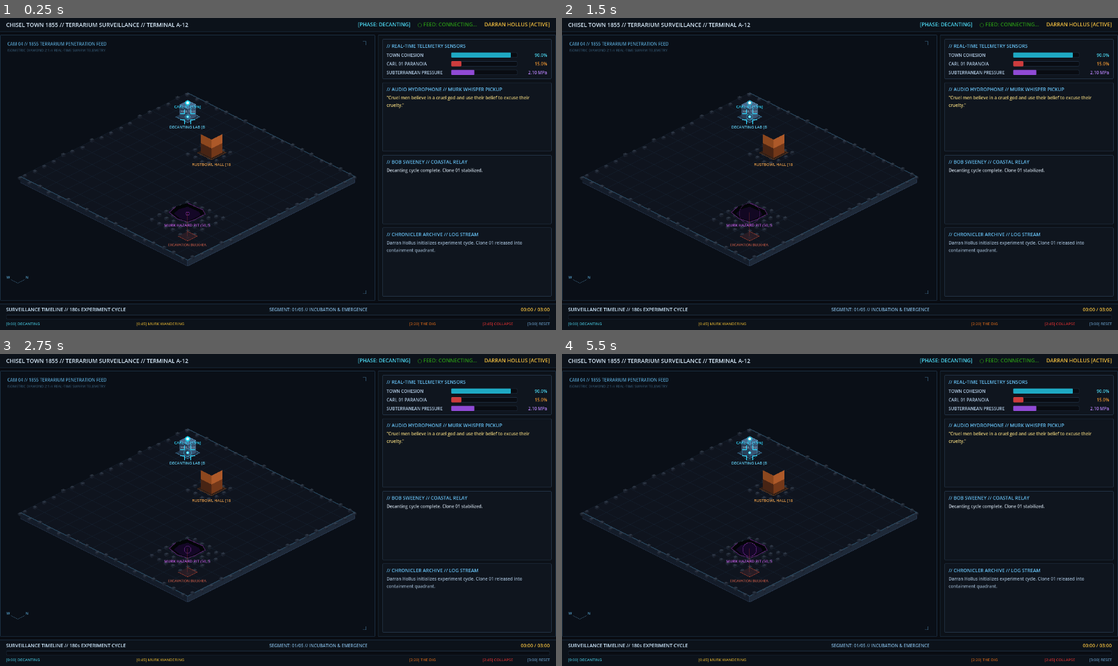
Above: before the commit, frames 1-4 (two rows, left to right).
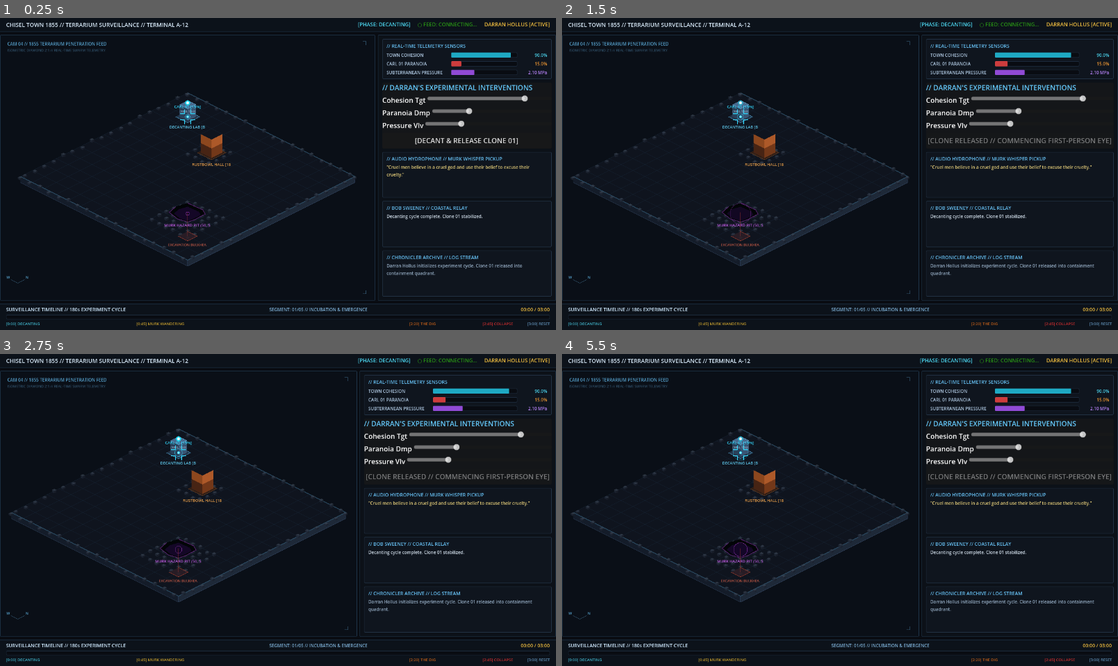
Above: after the commit, the same moments.

Repository: InBrewJ/chisel.town
Game: Godot game, scene res://scenes/Terminal.tscn
The game is run twice, just before and just after one commit, with the same random seed, the same clock (stepped at 60 frames per second) and the same inputs.
Inputs (mouse positions are in pixels of both pictures, inside the frame that each line leads up to):
- Up to frame 1 (0.25 s): no input
- Up to frame 2 (1.5 s): click (1029, 139) at 0.5 s, where only the run after the commit has a clickable "[DECANT & RELEASE CLONE 01]"; tap Enter at 1.25 s; hold D from 1.28 s (still down); tap 1 at 1.35 s
- Up to frame 3 (2.75 s): tap 2 at 1.55, 2.1 s; tap Space at 2 s; release D at 2.03 s; hold A from 2.03 s (still down); tap 1 at 2.3 s
- Up to frame 4 (5.5 s): tap Enter at 2.75, 5 s; release A at 2.78 s; hold D 2.78-3.53 s; tap 1 at 2.85, 3.8, 4.35, 5.3 s; tap 2 at 3.05, 3.6, 4.55, 5.1 s; hold W 3.53-4.28 s; tap Space at 4.25 s; hold A from 4.28 s (still down)

The runs differ from the first frame. In frame 1, 3.1% of the frame differs, in the area x 68-100%, y 20-83%; in frame 2, 7.0%; in frame 3, 7.0%; in frame 4, 7.1%, in the area x 1-100%, y 5-91%.

Commit message:
feat(frontend): implement Carl first-person perspective, dig minigame, collapse, and decanting controls

Diff:
--- /dev/null
+++ b/frontend/scenes/CarlFirstPersonView.tscn
@@ -0,0 +1,14 @@
+[gd_scene load_steps=2 format=3]
+
+[ext_resource type="Script" path="res://scripts/CarlFirstPersonView.gd" id="1_carl"]
+
+[node name="CarlFirstPersonView" type="Control"]
+layout_mode = 3
+anchors_preset = 15
+anchor_right = 1.0
+anchor_bottom = 1.0
+grow_horizontal = 2
+grow_vertical = 2
+size_flags_horizontal = 3
+size_flags_vertical = 3
+script = ExtResource("1_carl")
--- /dev/null
+++ b/frontend/scripts/CarlFirstPersonView.gd
@@ -0,0 +1,387 @@
+extends Control
+class_name CarlFirstPersonView
+
+signal action_requested(action_type: String, data: Dictionary)
+
+@export var use_3d_mode: bool = false
+
+# Progression state
+var story_phase: String = "Decanting"
+var corridor_progress: float = 0.0
+var dig_progress: float = 0.0
+var dig_state: String = "Digging"
+var active_subtitles: String = ""
+var clone_number: int = 1
+
+# Animation and camera
+var _anim_time: float = 0.0
+var _walk_step_anim: float = 0.0
+var _camera_bob: Vector2 = Vector2.ZERO
+var _screen_shake: float = 0.0
+var _shovel_strike_timer: float = 0.0
+var _collapse_oil_height: float = 0.0
+var _last_dig_key: String = ""
+
+# UI Controls
+var _advance_btn: Button
+var _dig_left_btn: Button
+var _dig_right_btn: Button
+var _branch_left_btn: Button
+var _branch_right_btn: Button
+var _subtitle_label: Label
+var _status_label: Label
+var _dig_bar: ProgressBar
+var _branch_panel: PanelContainer
+
+func _ready() -> void:
+	set_process_input(true)
+	_build_ui_overlays()
+
+func _build_ui_overlays() -> void:
+	# Top status banner
+	_status_label = Label.new()
+	_status_label.position = Vector2(20, 16)
+	_status_label.size = Vector2(600, 30)
+	_status_label.text = "EYES OF CARL 01 // FIRST-PERSON INTERFACE"
+	_status_label.modulate = Color(0.3, 0.9, 0.95, 0.9)
+	add_child(_status_label)
+
+	# Subtitle box at lower quadrant
+	_subtitle_label = Label.new()
+	_subtitle_label.position = Vector2(40, 480)
+	_subtitle_label.size = Vector2(680, 50)
+	_subtitle_label.horizontal_alignment = HORIZONTAL_ALIGNMENT_CENTER
+	_subtitle_label.autowrap_mode = TextServer.AUTOWRAP_WORD_SMART
+	_subtitle_label.modulate = Color(1.0, 0.92, 0.75, 1.0)
+	add_child(_subtitle_label)
+
+	# Murk Advance Button
+	_advance_btn = Button.new()
+	_advance_btn.text = "▲ ADVANCE THROUGH MURK (PRESS W / UP / TAP)"
+	_advance_btn.position = Vector2(180, 420)
+	_advance_btn.size = Vector2(380, 44)
+	_advance_btn.pressed.connect(_on_advance_pressed)
+	add_child(_advance_btn)
+
+	# Dig progress bar
+	_dig_bar = ProgressBar.new()
+	_dig_bar.position = Vector2(180, 390)
+	_dig_bar.size = Vector2(380, 18)
+	_dig_bar.min_value = 0.0
+	_dig_bar.max_value = 1.0
+	_dig_bar.value = 0.0
+	_dig_bar.show_percentage = true
+	_dig_bar.visible = false
+	add_child(_dig_bar)
+
+	# Dig buttons
+	_dig_left_btn = Button.new()
+	_dig_left_btn.text = "◄ STRIKE LEFT (A)"
+	_dig_left_btn.position = Vector2(180, 420)
+	_dig_left_btn.size = Vector2(185, 44)
+	_dig_left_btn.pressed.connect(func(): _perform_dig_strike("A"))
+	_dig_left_btn.visible = false
+	add_child(_dig_left_btn)
+
+	_dig_right_btn = Button.new()
+	_dig_right_btn.text = "STRIKE RIGHT (D) ►"
+	_dig_right_btn.position = Vector2(375, 420)
+	_dig_right_btn.size = Vector2(185, 44)
+	_dig_right_btn.pressed.connect(func(): _perform_dig_strike("D"))
+	_dig_right_btn.visible = false
+	add_child(_dig_right_btn)
+
+	# Bedrock Branch Panel
+	_branch_panel = PanelContainer.new()
+	_branch_panel.position = Vector2(120, 240)
+	_branch_panel.size = Vector2(500, 150)
+	_branch_panel.visible = false
+	var vb = VBoxContainer.new()
+	vb.add_theme_constant_override("separation", 10)
+	var title = Label.new()
+	title.text = "⚠ HARD BEDROCK ENCOUNTERED! SELECT EXCAVATION ROUTE:"
+	title.horizontal_alignment = HORIZONTAL_ALIGNMENT_CENTER
+	title.modulate = Color(1.0, 0.4, 0.2, 1.0)
+	vb.add_child(title)
+
+	var hb = HBoxContainer.new()
+	hb.add_theme_constant_override("separation", 12)
+	_branch_left_btn = Button.new()
+	_branch_left_btn.size_flags_horizontal = Control.SIZE_EXPAND_FILL
+	_branch_left_btn.text = "CHISEL SOFTER BASALT (LEFT)"
+	_branch_left_btn.pressed.connect(func(): _choose_branch("left"))
+	hb.add_child(_branch_left_btn)
+
+	_branch_right_btn = Button.new()
+	_branch_right_btn.size_flags_horizontal = Control.SIZE_EXPAND_FILL
+	_branch_right_btn.text = "DRILL HARD FAULT (RIGHT)"
+	_branch_right_btn.pressed.connect(func(): _choose_branch("right"))
+	hb.add_child(_branch_right_btn)
+	vb.add_child(hb)
+	_branch_panel.add_child(vb)
+	add_child(_branch_panel)
+
+func update_carl_state(state: Dictionary) -> void:
+	if state.has("phase"):
+		story_phase = str(state["phase"])
+	if state.has("carl_corridor_progress"):
+		corridor_progress = float(state["carl_corridor_progress"])
+	if state.has("dig_progress"):
+		dig_progress = float(state["dig_progress"])
+	if state.has("dig_state"):
+		dig_state = str(state["dig_state"])
+	if state.has("active_subtitles"):
+		active_subtitles = str(state["active_subtitles"])
+	if state.has("clone_number"):
+		clone_number = int(state["clone_number"])
+
+	_update_ui_elements()
+	queue_redraw()
+
+func _update_ui_elements() -> void:
+	if _subtitle_label:
+		_subtitle_label.text = '[CARL C-%02d]: "%s"' % [clone_number, active_subtitles]
+
+	match story_phase:
+		"MurkWandering":
+			_advance_btn.visible = true
+			_dig_bar.visible = false
+			_dig_left_btn.visible = false
+			_dig_right_btn.visible = false
+			_branch_panel.visible = false
+			var dist: int = int((1.0 - corridor_progress) * 50.0)
+			_status_label.text = "CORRIDOR TRANSIT // DISTANCE TO MURK HAZARD: %dm" % dist
+			_status_label.modulate = Color(0.95, 0.75, 0.2, 1.0)
+		"TheDig":
+			_advance_btn.visible = false
+			_dig_bar.visible = true
+			_dig_bar.value = dig_progress
+			if dig_state == "RockEncountered":
+				_dig_left_btn.visible = false
+				_dig_right_btn.visible = false
+				_branch_panel.visible = true
+				_status_label.text = "EXCAVATION HALTED // IMPENETRABLE BEDROCK"
+				_status_label.modulate = Color(1.0, 0.3, 0.2, 1.0)
+			else:
+				_dig_left_btn.visible = true
+				_dig_right_btn.visible = true
+				_branch_panel.visible = false
+				_status_label.text = "THE DIG // EXCAVATION PROGRESS: %d%%" % int(dig_progress * 100.0)
+				_status_label.modulate = Color(0.95, 0.45, 0.1, 1.0)
+		"ToxicCollapse":
+			_advance_btn.visible = false
+			_dig_bar.visible = false
+			_dig_left_btn.visible = false
+			_dig_right_btn.visible = false
+			_branch_panel.visible = false
+			_status_label.text = "CRITICAL BREACH // WALL RUPTURE // OIL INFLOW"
+			_status_label.modulate = Color(0.95, 0.15, 0.15, 1.0)
+		_:
+			_advance_btn.visible = false
+			_dig_bar.visible = false
+			_dig_left_btn.visible = false
+			_dig_right_btn.visible = false
+			_branch_panel.visible = false
+
+func _on_advance_pressed() -> void:
+	if story_phase == "MurkWandering":
+		_walk_step_anim += 1.0
+		_screen_shake = 3.0
+		action_requested.emit("player_move", {"step": 0.08})
+
+func _perform_dig_strike(key: String) -> void:
+	if story_phase == "TheDig" and dig_state == "Digging":
+		_last_dig_key = key
+		_shovel_strike_timer = 0.25
+		_screen_shake = 6.0
+		action_requested.emit("dig_strike", {})
+
+func _choose_branch(choice: String) -> void:
+	if story_phase == "TheDig":
+		action_requested.emit("dig_branch", {"choice": choice})
+
+func _input(event: InputEvent) -> void:
+	if not is_visible_in_tree():
+		return
+	if event is InputEventKey and event.is_pressed() and not event.is_echo():
+		if story_phase == "MurkWandering":
+			if event.keycode == KEY_W or event.keycode == KEY_UP:
+				_on_advance_pressed()
+		elif story_phase == "TheDig":
+			if dig_state == "Digging":
+				if event.keycode == KEY_A or event.keycode == KEY_LEFT:
+					_perform_dig_strike("A")
+				elif event.keycode == KEY_D or event.keycode == KEY_RIGHT:
+					_perform_dig_strike("D")
+			elif dig_state == "RockEncountered":
+				if event.keycode == KEY_1 or event.keycode == KEY_A or event.keycode == KEY_LEFT:
+					_choose_branch("left")
+				elif event.keycode == KEY_2 or event.keycode == KEY_D or event.keycode == KEY_RIGHT:
+					_choose_branch("right")
+
+func _process(delta: float) -> void:
+	_anim_time += delta
+	if _screen_shake > 0.0:
+		_screen_shake = maxf(0.0, _screen_shake - delta * 15.0)
+
+	if _shovel_strike_timer > 0.0:
+		_shovel_strike_timer = maxf(0.0, _shovel_strike_timer - delta)
+
+	if story_phase == "MurkWandering":
+		_camera_bob.x = sin(_walk_step_anim * 3.0) * 4.0
+		_camera_bob.y = abs(sin(_walk_step_anim * 3.0)) * 6.0
+	else:
+		_camera_bob = Vector2.ZERO
+
+	if story_phase == "ToxicCollapse":
+		_collapse_oil_height = minf(size.y, _collapse_oil_height + delta * 120.0)
+		_screen_shake = 8.0
+	else:
+		_collapse_oil_height = 0.0
+
+	queue_redraw()
+
+func _draw() -> void:
+	var w = size.x
+	var h = size.y
+	if w <= 1.0 or h <= 1.0:
+		return
+
+	var shake_offset = Vector2(randf_range(-_screen_shake, _screen_shake), randf_range(-_screen_shake, _screen_shake))
+	var center = Vector2(w * 0.5, h * 0.44) + _camera_bob + shake_offset
+
+	# Background dark atmosphere
+	draw_rect(Rect2(0, 0, w, h), Color(0.02, 0.03, 0.04, 1.0))
+
+	if story_phase == "MurkWandering":
+		_draw_retro_corridor(w, h, center)
+	elif story_phase == "TheDig":
+		_draw_retro_dig_pit(w, h, center)
+	elif story_phase == "ToxicCollapse":
+		_draw_toxic_collapse(w, h, center)
+
+func _draw_retro_corridor(w: float, h: float, center: Vector2) -> void:
+	# Sky / Smog ceiling
+	var ceiling_poly = PackedVector2Array([
+		Vector2(0, 0),
+		Vector2(w, 0),
+		Vector2(center.x + 80, center.y - 40),
+		Vector2(center.x - 80, center.y - 40)
+	])
+	draw_polygon(ceiling_poly, [Color(0.06, 0.07, 0.08, 1.0)])
+
+	# Wet Cobblestone Floor receding in perspective
+	var floor_poly = PackedVector2Array([
+		Vector2(center.x - 80, center.y + 40),
+		Vector2(center.x + 80, center.y + 40),
+		Vector2(w, h),
+		Vector2(0, h)
+	])
+	draw_polygon(floor_poly, [Color(0.04, 0.05, 0.06, 1.0)])
+
+	# Perspective floor grid lines
+	for i in range(-4, 5):
+		var bottom_x = w * 0.5 + i * (w * 0.14)
+		var top_x = center.x + i * 18.0
+		draw_line(Vector2(top_x, center.y + 40), Vector2(bottom_x, h), Color(0.12, 0.16, 0.20, 0.6), 1.5)
+
+	# Left building wall with Victorian windows
+	var left_wall = PackedVector2Array([
+		Vector2(0, 0),
+		Vector2(center.x - 80, center.y - 40),
+		Vector2(center.x - 80, center.y + 40),
+		Vector2(0, h)
+	])
+	draw_polygon(left_wall, [Color(0.09, 0.08, 0.09, 1.0)])
+	# Left window arches
+	for tier in range(1, 4):
+		var t = float(tier) / 4.0
+		var wx = lerpf(0, center.x - 80, t)
+		var wy1 = lerpf(0, center.y - 40, t) + 15.0
+		var wy2 = lerpf(h, center.y + 40, t) - 25.0
+		draw_line(Vector2(wx, wy1), Vector2(wx, wy2), Color(0.18, 0.14, 0.12, 0.8), 2.0)
+		draw_circle(Vector2(wx + 8, (wy1 + wy2) * 0.5), 6.0 * (1.0 - t), Color(0.85, 0.55, 0.2, 0.7 * (1.0 - t)))
+
+	# Right building wall with iron pipes
+	var right_wall = PackedVector2Array([
+		Vector2(w, 0),
+		Vector2(center.x + 80, center.y - 40),
+		Vector2(center.x + 80, center.y + 40),
+		Vector2(w, h)
+	])
+	draw_polygon(right_wall, [Color(0.08, 0.08, 0.10, 1.0)])
+	for tier in range(1, 4):
+		var t = float(tier) / 4.0
+		var wx = lerpf(w, center.x + 80, t)
+		var wy1 = lerpf(0, center.y - 40, t) + 15.0
+		var wy2 = lerpf(h, center.y + 40, t) - 25.0
+		draw_line(Vector2(wx, wy1), Vector2(wx, wy2), Color(0.14, 0.16, 0.22, 0.8), 2.0)
+
+	# Murk Hazard Pit glowing in the distance
+	var hazard_pulse = 0.5 + 0.5 * sin(_anim_time * 3.0)
+	var hazard_col = Color(0.08, 0.55, 0.35, 0.7 + 0.3 * hazard_pulse)
+	draw_circle(center, 40.0 + corridor_progress * 30.0, hazard_col)
+
+	# Volumetric Fog Vignette
+	draw_circle(center, 120.0, Color(0.03, 0.06, 0.07, 0.75))
+
+	# First-person Carl hands holding shovel at bottom
+	var shovel_y = h - 60.0 + sin(_walk_step_anim * 3.0) * 8.0
+	_draw_carl_shovel(Vector2(w * 0.5, shovel_y), 1.0, 0.0)
+
+func _draw_retro_dig_pit(w: float, h: float, center: Vector2) -> void:
+	# Rock barrier face
+	draw_rect(Rect2(0, 0, w, h), Color(0.08, 0.07, 0.06, 1.0))
+
+	# Fissure crack lines in rock
+	var crack_color = Color(0.8, 0.4, 0.1, 0.8) if dig_state == "RockEncountered" else Color(0.2, 0.18, 0.16, 0.9)
+	draw_line(Vector2(w * 0.3, 0), Vector2(center.x, center.y), crack_color, 3.0)
+	draw_line(Vector2(center.x, center.y), Vector2(w * 0.7, h), crack_color, 3.0)
+	draw_line(Vector2(center.x, center.y), Vector2(w * 0.1, h * 0.8), crack_color, 2.0)
+
+	# If rock encountered, draw flashing fault line
+	if dig_state == "RockEncountered":
+		var blink = 0.5 + 0.5 * sin(_anim_time * 6.0)
+		draw_circle(center, 50.0, Color(1.0, 0.3, 0.1, 0.4 * blink))
+		draw_string(ThemeDB.fallback_font, center + Vector2(-90, -70), "BEDROCK FAULT LINE", HORIZONTAL_ALIGNMENT_CENTER, -1, 14, Color(1.0, 0.4, 0.2, 1.0))
+
+	# Shovel swinging down on strike
+	var strike_offset = 35.0 if _shovel_strike_timer > 0.0 else 0.0
+	_draw_carl_shovel(Vector2(w * 0.5, h - 30.0 - strike_offset), 1.4, -0.15 if _last_dig_key == "A" else 0.15)
+
+func _draw_toxic_collapse(w: float, h: float, center: Vector2) -> void:
+	# Collapsed fissure overflowing with crude
+	draw_rect(Rect2(0, 0, w, h), Color(0.04, 0.01, 0.01, 1.0))
+
+	# Violent rupture sparks and oil splashes
+	for i in range(12):
+		var rx = center.x + sin(_anim_time * 10.0 + i) * (w * 0.4)
+		var ry = center.y + cos(_anim_time * 8.0 + i * 2) * (h * 0.3)
+		draw_circle(Vector2(rx, ry), randf_range(8.0, 24.0), Color(0.01, 0.02, 0.02, 0.85))
+
+	# Rising oil crude level
+	if _collapse_oil_height > 0.0:
+		var oil_top = h - _collapse_oil_height
+		draw_rect(Rect2(0, oil_top, w, _collapse_oil_height), Color(0.01, 0.01, 0.02, 0.96))
+		draw_line(Vector2(0, oil_top), Vector2(w, oil_top), Color(0.3, 0.8, 0.5, 0.8), 3.0)
+
+	# Sinking shovel slipping beneath oil
+	_draw_carl_shovel(Vector2(w * 0.5 + 40, h - 10.0), 1.2, 0.4)
+
+func _draw_carl_shovel(pos: Vector2, scale_factor: float, angle: float) -> void:
+	# Wooden handle and iron spade
+	var handle_top = pos + Vector2(0, -90 * scale_factor).rotated(angle)
+	var blade_base = pos + Vector2(0, -10 * scale_factor).rotated(angle)
+
+	# Handle
+	draw_line(handle_top, blade_base, Color(0.45, 0.30, 0.18, 1.0), 8.0 * scale_factor)
+	# Grip
+	draw_circle(handle_top, 10.0 * scale_factor, Color(0.35, 0.22, 0.12, 1.0))
+	# Blade (Trapezoid spade)
+	var p1 = blade_base + Vector2(-28 * scale_factor, 0).rotated(angle)
+	var p2 = blade_base + Vector2(28 * scale_factor, 0).rotated(angle)
+	var p3 = blade_base + Vector2(20 * scale_factor, 45 * scale_factor).rotated(angle)
+	var p4 = blade_base + Vector2(-20 * scale_factor, 45 * scale_factor).rotated(angle)
+	var spade_poly = PackedVector2Array([p1, p2, p3, p4])
+	draw_polygon(spade_poly, [Color(0.25, 0.28, 0.32, 1.0)])
+	draw_line(p1, p2, Color(0.65, 0.70, 0.75, 0.8), 2.0)
--- a/frontend/scripts/IsometricViewport.gd
+++ b/frontend/scripts/IsometricViewport.gd
@@ -60,6 +60,21 @@
 		for y in range(45, 62, 3):
 			_swarm_block_coords.append(Vector2(x, y))
 
+func inject_morphology(morphology_type: String) -> void:
+	match morphology_type:
+		"Monolith Spires":
+			for x in range(15, 30, 2):
+				_swarm_block_coords.append(Vector2(x, 35))
+				_swarm_block_coords.append(Vector2(x, 40))
+		"Bastion Wall":
+			for y in range(10, 50, 2):
+				_swarm_block_coords.append(Vector2(40, y))
+		"Labyrinth Habitats":
+			for i in range(5):
+				_swarm_block_coords.append(Vector2(20 + i * 4, 20 + i * 3))
+				_swarm_block_coords.append(Vector2(25 + i * 3, 30 + i * 2))
+	queue_redraw()
+
 func update_world_state(state: Dictionary) -> void:
 	if state.has("town_cohesion"):
 		town_cohesion = float(state["town_cohesion"])
--- a/frontend/scripts/NetworkClient.gd
+++ b/frontend/scripts/NetworkClient.gd
@@ -57,6 +57,16 @@
 	_reconnect_active = false
 	_ws.close()
 
+func send_action(action_type: String, data: Dictionary = {}) -> bool:
+	if _ws.get_ready_state() != WebSocketPeer.STATE_OPEN:
+		return false
+	var payload: Dictionary = {"action": action_type}
+	for key in data.keys():
+		payload[key] = data[key]
+	var json_str = JSON.stringify(payload)
+	var err = _ws.put_packet(json_str.to_utf8_buffer())
+	return err == OK
+
 func _process(delta: float) -> void:
 	_ws.poll()
 	var state = _ws.get_ready_state()
--- a/frontend/scripts/TerminalUI.gd
+++ b/frontend/scripts/TerminalUI.gd
@@ -27,6 +27,15 @@
 @onready var time_elapsed_label: Label = $MainLayout/TimelineFooter/VBox/HeaderRow/TimeElapsedLabel
 @onready var timeline_status_label: Label = $MainLayout/TimelineFooter/VBox/HeaderRow/TimelineStatusLabel
 
+# Interactive C1 Components
+var carl_view: CarlFirstPersonView = null
+var darran_controls_box: PanelContainer = null
+var release_btn: Button = null
+var cohesion_slider: HSlider = null
+var paranoia_slider: HSlider = null
+var pressure_slider: HSlider = null
+var morphology_box: PanelContainer = null
+
 var _anim_time: float = 0.0
 var _is_connected: bool = false
 
@@ -37,8 +46,143 @@
 		network_client.connection_closed.connect(_on_connection_closed)
 		network_client.connection_failed.connect(_on_connection_failed)
 
-	# Initial default surveillance state
 	_apply_initial_telemetry()
+	_setup_interactive_components()
+
+func _setup_interactive_components() -> void:
+	# 1. Carl's First-Person Viewport
+	carl_view = CarlFirstPersonView.new()
+	carl_view.size_flags_horizontal = Control.SIZE_EXPAND_FILL
+	carl_view.size_flags_vertical = Control.SIZE_EXPAND_FILL
+	carl_view.visible = false
+	carl_view.action_requested.connect(_on_carl_action_requested)
+	var vp_panel = $MainLayout/BodyLayout/ViewportPanel
+	if vp_panel:
+		vp_panel.add_child(carl_view)
+
+	# 2. Darran Controls Box in Sidebar
+	var sidebar_vbox = $MainLayout/BodyLayout/SidebarPanel/SidebarVBox
+	if sidebar_vbox:
+		darran_controls_box = PanelContainer.new()
+		var vb = VBoxContainer.new()
+		vb.add_theme_constant_override("separation", 6)
+
+		var header = Label.new()
+		header.text = "// DARRAN'S EXPERIMENTAL INTERVENTIONS"
+		header.modulate = Color(0.4, 0.8, 1.0, 1.0)
+		vb.add_child(header)
+
+		# Cohesion Slider
+		var coh_row = HBoxContainer.new()
+		var coh_lbl = Label.new()
+		coh_lbl.text = "Cohesion Tgt"
+		coh_lbl.custom_minimum_size = Vector2(90, 0)
+		cohesion_slider = HSlider.new()
+		cohesion_slider.min_value = 0.5
+		cohesion_slider.max_value = 1.0
+		cohesion_slider.step = 0.01
+		cohesion_slider.value = 0.90
+		cohesion_slider.size_flags_horizontal = Control.SIZE_EXPAND_FILL
+		cohesion_slider.value_changed.connect(_on_slider_changed)
+		coh_row.add_child(coh_lbl)
+		coh_row.add_child(cohesion_slider)
+		vb.add_child(coh_row)
+
+		# Paranoia Slider
+		var par_row = HBoxContainer.new()
+		var par_lbl = Label.new()
+		par_lbl.text = "Paranoia Dmp"
+		par_lbl.custom_minimum_size = Vector2(90, 0)
+		paranoia_slider = HSlider.new()
+		paranoia_slider.min_value = 0.0
+		paranoia_slider.max_value = 0.5
+		paranoia_slider.step = 0.01
+		paranoia_slider.value = 0.15
+		paranoia_slider.size_flags_horizontal = Control.SIZE_EXPAND_FILL
+		paranoia_slider.value_changed.connect(_on_slider_changed)
+		par_row.add_child(par_lbl)
+		par_row.add_child(paranoia_slider)
+		vb.add_child(par_row)
+
+		# Pressure Slider
+		var pr_row = HBoxContainer.new()
+		var pr_lbl = Label.new()
+		pr_lbl.text = "Pressure Vlv"
+		pr_lbl.custom_minimum_size = Vector2(90, 0)
+		pressure_slider = HSlider.new()
+		pressure_slider.min_value = 1.0
+		pressure_slider.max_value = 5.0
+		pressure_slider.step = 0.1
+		pressure_slider.value = 2.10
+		pressure_slider.size_flags_horizontal = Control.SIZE_EXPAND_FILL
+		pressure_slider.value_changed.connect(_on_slider_changed)
+		pr_row.add_child(pr_lbl)
+		pr_row.add_child(pressure_slider)
+		vb.add_child(pr_row)
+
+		# Release Button
+		release_btn = Button.new()
+		release_btn.text = "[DECANT & RELEASE CLONE 01]"
+		release_btn.custom_minimum_size = Vector2(0, 36)
+		release_btn.pressed.connect(_on_release_pressed)
+		vb.add_child(release_btn)
+
+		darran_controls_box.add_child(vb)
+		sidebar_vbox.add_child(darran_controls_box)
+		sidebar_vbox.move_child(darran_controls_box, 1)
+
+		# 3. Morphology Injection Panel (Initially Hidden)
+		morphology_box = PanelContainer.new()
+		var mvb = VBoxContainer.new()
+		mvb.add_theme_constant_override("separation", 4)
+		var m_hdr = Label.new()
+		m_hdr.text = "// RE-PLANNING: INJECT CITY MORPHOLOGY"
+		m_hdr.modulate = Color(0.95, 0.75, 0.2, 1.0)
+		mvb.add_child(m_hdr)
+
+		var btn_spires = Button.new()
+		btn_spires.text = "[INJECT MONOLITH SPIRES]"
+		btn_spires.pressed.connect(func(): _inject_morphology("Monolith Spires"))
+		mvb.add_child(btn_spires)
+
+		var btn_bastion = Button.new()
+		btn_bastion.text = "[DEPLOY BASTION WALL]"
+		btn_bastion.pressed.connect(func(): _inject_morphology("Bastion Wall"))
+		mvb.add_child(btn_bastion)
+
+		var btn_lab = Button.new()
+		btn_lab.text = "[EXPAND LABYRINTH HABITATS]"
+		btn_lab.pressed.connect(func(): _inject_morphology("Labyrinth Habitats"))
+		mvb.add_child(btn_lab)
+
+		morphology_box.add_child(mvb)
+		morphology_box.visible = false
+		sidebar_vbox.add_child(morphology_box)
+
+func _on_release_pressed() -> void:
+	if network_client:
+		network_client.send_action("release_clone", {})
+	if release_btn:
+		release_btn.disabled = true
+		release_btn.text = "[CLONE RELEASED // COMMENCING FIRST-PERSON EYE]"
+
+func _on_slider_changed(_val: float) -> void:
+	if network_client and cohesion_slider and paranoia_slider and pressure_slider:
+		network_client.send_action("tune_parameters", {
+			"cohesion": cohesion_slider.value,
+			"paranoia": paranoia_slider.value,
+			"pressure": pressure_slider.value
+		})
+
+func _on_carl_action_requested(action_type: String, data: Dictionary) -> void:
+	if network_client:
+		network_client.send_action(action_type, data)
+
+func _inject_morphology(m_name: String) -> void:
+	if network_client:
+		network_client.send_action("select_morphology", {"morphology_type": m_name})
+	if viewport:
+		viewport.inject_morphology(m_name)
 
 func _apply_initial_telemetry() -> void:
 	if cohesion_bar:
@@ -71,7 +215,6 @@
 func _process(delta: float) -> void:
 	_anim_time += delta
 
-	# Blink live indicator dot
 	if live_indicator:
 		if _is_connected:
 			var pulse = 0.5 + 0.5 * sin(_anim_time * 4.0)
@@ -93,9 +236,38 @@
 	_is_connected = false
 
 func _on_state_updated(state: Dictionary) -> void:
-	# Update isometric terrarium viewport
-	if viewport:
-		viewport.update_world_state(state)
+	var phase_str: String = str(state.get("phase", "Decanting"))
+	var clone_num: int = int(state.get("clone_number", 1))
+
+	# Toggle viewport perspective based on narrative phase
+	if phase_str == "MurkWandering" or phase_str == "TheDig" or phase_str == "ToxicCollapse":
+		if viewport:
+			viewport.visible = false
+		if carl_view:
+			carl_view.visible = true
+			carl_view.update_carl_state(state)
+		if darran_controls_box:
+			darran_controls_box.visible = false
+		if morphology_box:
+			morphology_box.visible = false
+	else:
+		# Decanting or ColdReset
+		if viewport:
+			viewport.visible = true
+			viewport.update_world_state(state)
+		if carl_view:
+			carl_view.visible = false
+		if darran_controls_box:
+			darran_controls_box.visible = true
+			if release_btn:
+				release_btn.disabled = false
+				release_btn.text = "[DECANT & RELEASE CLONE %02d]" % clone_num
+
+		if clone_num > 1:
+			if operator_badge:
+				operator_badge.text = "DARRAN HOLLUS [CYCLE %02d: PLANNING]" % clone_num
+			if morphology_box:
+				morphology_box.visible = true
 
 	# Town Cohesion Telemetry
 	if state.has("town_cohesion") and cohesion_bar and cohesion_val:
@@ -103,7 +275,6 @@
 		var pct: float = cohesion * 100.0
 		cohesion_bar.value = pct
 		cohesion_val.text = "%.1f%%" % pct
-		# Alert coloring on low cohesion
 		if cohesion < 0.4:
 			cohesion_val.modulate = Color(0.95, 0.2, 0.2, 1.0)
 		elif cohesion < 0.7:
@@ -111,7 +282,7 @@
 		else:
 			cohesion_val.modulate = Color(0.3, 0.85, 0.95, 1.0)
 
-	# Carl 01 Paranoia Telemetry
+	# Carl Paranoia Telemetry
 	if state.has("carl_paranoia") and paranoia_bar and paranoia_val:
 		var paranoia: float = float(state["carl_paranoia"])
 		var p_pct: float = paranoia * 100.0
@@ -139,7 +310,6 @@
 
 	# Story Phase
 	if state.has("phase") and phase_badge:
-		var phase_str: String = str(state["phase"])
 		match phase_str:
 			"Decanting":
 				phase_badge.text = "[PHASE: DECANTING]"
@@ -167,14 +337,14 @@
 	if state.has("chronicler_log") and chronicler_text:
 		chronicler_text.text = str(state["chronicler_log"])
 
-	# Audio Hydrophone / Murk Whisper Pickup
+	# Audio Hydrophone / Active Quote
 	if state.has("active_quote") and hydrophone_text:
 		var q: String = str(state["active_quote"])
 		if not q.begins_with('"'):
 			q = '"' + q + '"'
 		hydrophone_text.text = q
 
-	# Timeline Progression (0 - 180s)
+	# Timeline Progression
 	if state.has("elapsed_seconds") and timeline_bar and time_elapsed_label:
 		var elapsed: float = float(state["elapsed_seconds"])
 		timeline_bar.value = elapsed
Not shown, added: frontend/scripts/CarlFirstPersonView.gd.uid
Not shown, changed: docker/web_export/index.pck
